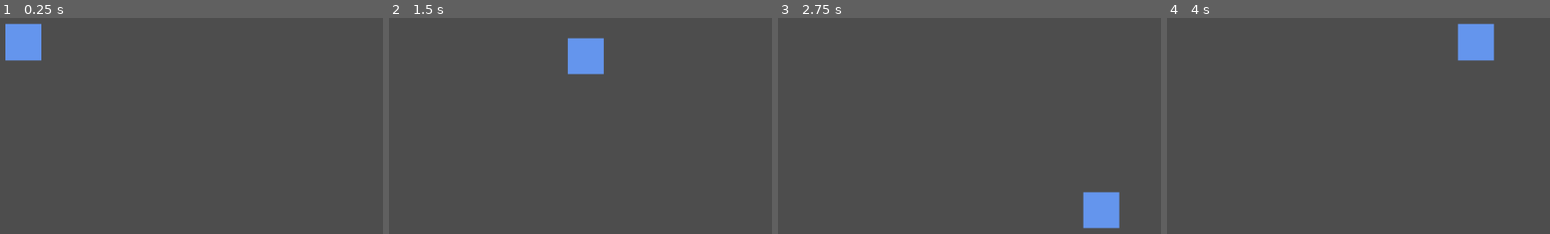
Above: before the commit, frames 1-4 (left to right).
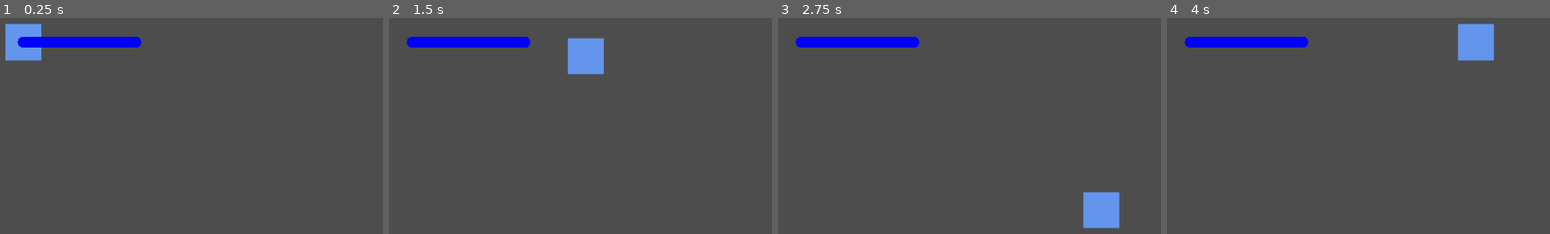
Above: after the commit, the same moments.

Repository: jonjud/Static-Line
Game: Godot game, scene res://scenes/main.tscn
Two runs of this game, one before a commit and one after it. Both use one fixed random seed, a clock stepped at 60 frames per second and the inputs below.
Inputs:
- Up to frame 1 (0.25 s): no input
- Up to frame 2 (1.5 s): tap Enter at 0.5 s; hold D (move_right) 0.53-1.28 s; hold S (move_down) from 1.28 s (still down)
- Up to frame 3 (2.75 s): release S (move_down) at 2.03 s; hold D (move_right) from 2.03 s (still down)
- Up to frame 4 (4 s): release D (move_right) at 2.78 s; hold W (move_up) 2.78-3.53 s; hold A (move_left) from 3.53 s (still down)

The runs differ from the first frame. In frame 1, 1.6% of the frame differs, in the area x 4-37%, y 8-14%; in frame 2, 1.6%; in frame 3, 1.6%; in frame 4, 1.6%.

Commit message:
Successfully create line

Diff:
--- a/scenes/main.tscn
+++ b/scenes/main.tscn
@@ -1,8 +1,12 @@
 [gd_scene format=3 uid="uid://bsclxq4y8bfbc"]
 
 [ext_resource type="PackedScene" uid="uid://b1b1ajvfpiu16" path="res://scenes/drone.tscn" id="1_o5qli"]
+[ext_resource type="Script" uid="uid://dk74vx4r5hx58" path="res://systems/cable.gd" id="2_0wfyh"]
 
 [node name="main" type="Node2D" unique_id=1593671086]
 
 [node name="Drone" parent="." unique_id=652969609 instance=ExtResource("1_o5qli")]
 position = Vector2(320, 180)
+
+[node name="Node" type="Node2D" parent="." unique_id=383959854]
+script = ExtResource("2_0wfyh")
--- a/scripts/drone.gd
+++ b/scripts/drone.gd
@@ -2,6 +2,9 @@
 
 @export var speed : float = 200.0
 @export var accel : float = 800.0
+
+func _ready() -> void:
+	add_to_group("player")
 
 func handle_movement(delta: float) -> void:
 	#get_vector = already normalized()
--- /dev/null
+++ b/systems/cable.gd
@@ -0,0 +1,21 @@
+extends Node2D
+
+@export var length : float = 100.0
+var target : Node2D
+
+func _ready() -> void:
+	target = get_tree().get_first_node_in_group("player")
+
+	if target :
+		create_line(target)
+
+
+func create_line(trgt : Node2D) -> void:
+	var line : Line2D = Line2D.new()
+	line.joint_mode = Line2D.LINE_JOINT_ROUND
+	line.begin_cap_mode = Line2D.LINE_CAP_ROUND
+	line.end_cap_mode = Line2D.LINE_CAP_ROUND
+	line.default_color = Color.BLUE
+	line.add_point(trgt.global_position)
+	line.add_point(trgt.global_position + Vector2(length,0))
+	add_child(line)
Not shown, added: systems/cable.gd.uid
